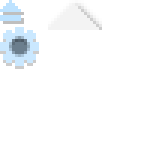
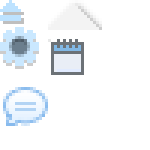
Before/after of a 150×150 layered artwork. What changed in the layer stack:
added layer "Layer 121" above "Layer 142" over [3,87,48,126]
added layer "Layer 142" above "Слой 3" over [48,39,84,75]
